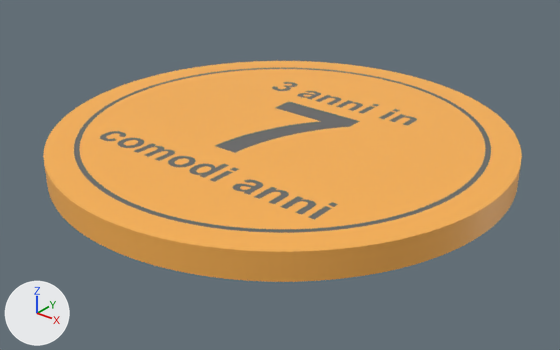
Renders of the glTF model public/products/sottobicchiere-3-anni-in-7.glb from each side of a commit.
One viewpoint serves both versions: a 50 mm lens placed at (0.068, -0.0855, 0.0494), pointed at (0.0011, -0.0019, -0.0024). Every picture has the same lights, and +X, +Y and +Z are marked at lower left. The first picture is the older version. Where no turn or scale is listed for an object, it has been applied to the vertices. Vertices at exactly the same position are counted once.

Script lines for the objects in view, before the commit:
```python
me_coaster_base = bpy.data.meshes.new('coaster_base')
me_coaster_base.from_pydata(...)  # 3210 vertices, 6416 faces; spans x -0.035..0.035, y -0.035..0.035, z 0.0..0.004
me_coaster_base.materials.append(mat_defaultmaterial)
me_coaster_ink = bpy.data.meshes.new('coaster_ink')
me_coaster_ink.from_pydata(...)  # 2890 vertices, 5712 faces; spans x -0.0308..0.0308, y -0.0308..0.0308, z 0.0034..0.004
me_coaster_ink.materials.append(mat_defaultmaterial_001)
ob_coaster_base = bpy.data.objects.new('coaster_base', me_coaster_base)
ob_coaster_base.location = (0.0, 0.0, 0.0)
ob_coaster_ink = bpy.data.objects.new('coaster_ink', me_coaster_ink)
ob_coaster_ink.location = (0.0, 0.0, 0.0)
```
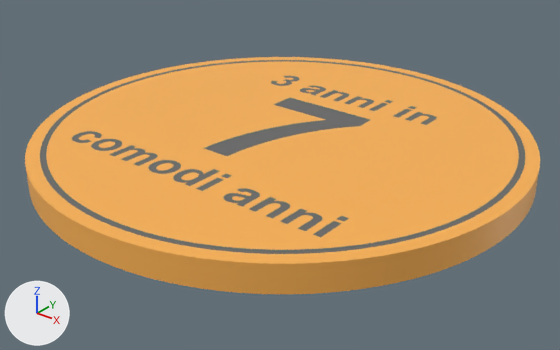
The edits, one by one:
me_coaster_base is used by ob_coaster_base; location (0.0, 0.0, 0.0).
me_coaster_base had 3210 vertices, 6416 faces and spanned x -0.035..0.035, y -0.035..0.035, z 0.0..0.004.
me_coaster_base now has 3210 vertices, 6416 faces and spans x -0.0375..0.0375, y -0.0375..0.0375, z 0.0..0.004.
me_coaster_base part 1: 3210 of 3210 vertices moved; they spanned x -0.035..0.035, y -0.035..0.035, z 0.0..0.004 and now span x -0.0375..0.0375, y -0.0375..0.0375, z 0.0..0.004; mean shift (-0.0002, -0.0005, 0.0).
me_coaster_ink is used by ob_coaster_ink; location (0.0, 0.0, 0.0).
me_coaster_ink had 2890 vertices, 5712 faces and spanned x -0.0308..0.0308, y -0.0308..0.0308, z 0.0034..0.004.
me_coaster_ink now has 2890 vertices, 5712 faces and spans x -0.0355..0.0355, y -0.0355..0.0355, z 0.0034..0.004.
me_coaster_ink part 2: the whole mesh is scaled about its middle by (1.15, 1.15, 1).

Where the change shows, as pixel boxes (x1, y1, x2, y2) in the pictures (560 x 350 px):
'coaster_base', reshaped (7% wider, 7% taller): before (43, 61, 522, 282); after (25, 57, 540, 294)
'coaster_ink', rescaled (16% wider, 17% taller): before (74, 68, 491, 233); after (40, 60, 525, 254)
